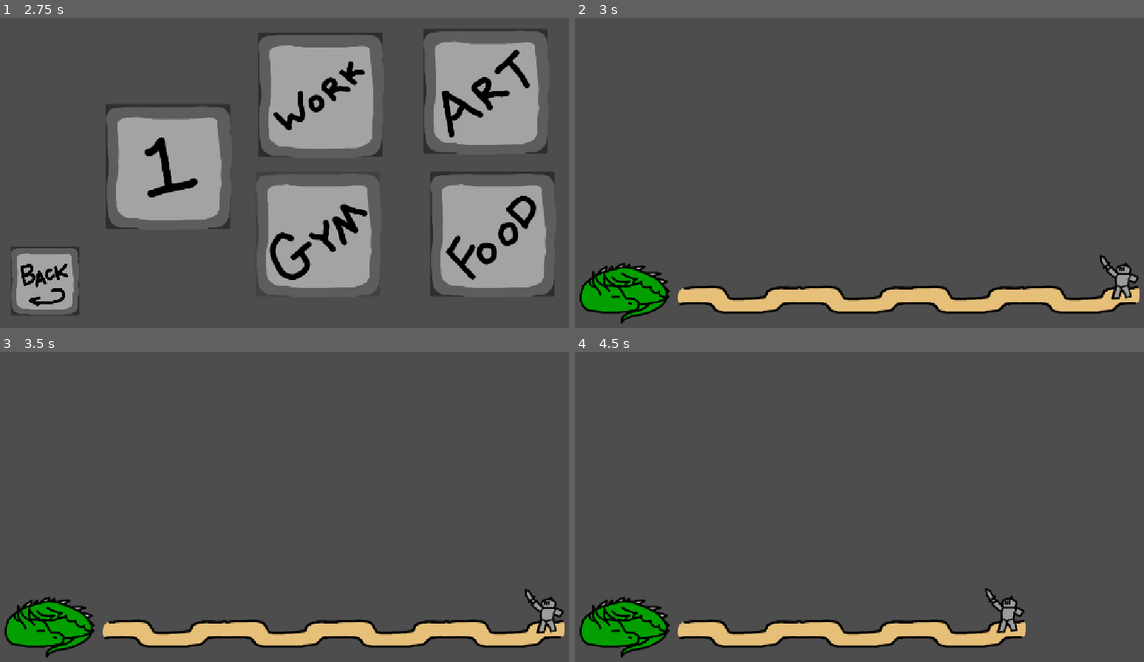
Above: before the commit, frames 1-4 (two rows, left to right).
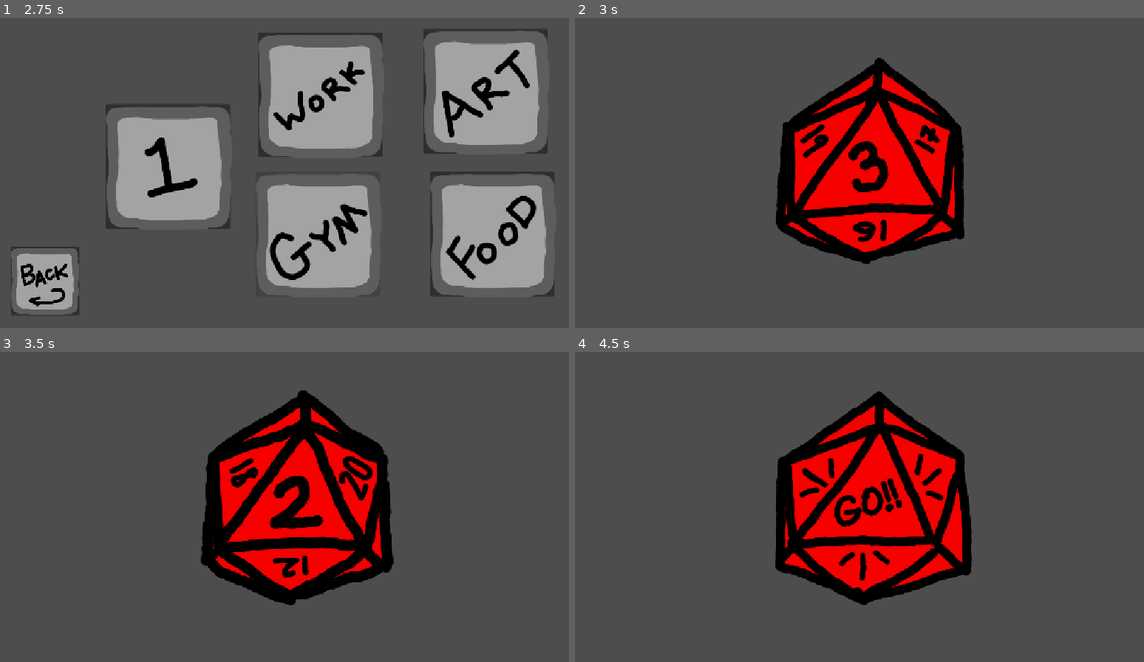
Above: after the commit, the same moments.

Repository: Sharpy796/acm-gamejam-2026
Game: Godot game, scene res://scenes/titlescreen.tscn
Two runs of this game, one before a commit and one after it. Both use one fixed random seed, a clock stepped at 60 frames per second and the inputs below.
Inputs (mouse positions are in pixels of both pictures, inside the frame that each line leads up to):
- Up to frame 1 (2.75 s): click (369, 235) at 0.5 s; click (45, 281) at 1.25 s; click (369, 235) at 2 s
- Up to frame 2 (3 s): click (745, 166) at 2.75 s
- Up to frame 3 (3.5 s): no input
- Up to frame 4 (4.5 s): tap Enter at 4.25 s

Frame 1 is identical in both runs. In frame 2, 24% of the frame differs, in the area x 0-100%, y 12-99%; in frame 3, 25%; in frame 4, 24%.

Commit message:
feat: linked some sceneds together

Diff:
--- a/scenes/animate_countdown.gd
+++ b/scenes/animate_countdown.gd
@@ -15,6 +15,6 @@
 func _on_timer_timeout() -> void:
 	countdown -= 1
 	if countdown < 0:
-		get_tree().change_scene_to_file("res://scenes/levelselect.tscn")
+		get_tree().change_scene_to_file("res://scenes/minigames/%s.tscn" % ["minigame1"].pick_random())
 	else:
 		frame = countdown
--- a/scenes/buttons/levels/level1.gd
+++ b/scenes/buttons/levels/level1.gd
@@ -12,4 +12,4 @@
 
 
 func _on_button_pressed() -> void:
-	get_tree().change_scene_to_file("res://scenes/levels/level_1.tscn")
+	get_tree().change_scene_to_file("res://scenes/countdown.tscn")
--- a/scenes/levels/level_1.tscn
+++ /dev/null
@@ -1,10 +0,0 @@
-[gd_scene format=3 uid="uid://cxw2j2crr63oi"]
-
-[ext_resource type="PackedScene" uid="uid://b8grj3hlb0vm8" path="res://scenes/timer.tscn" id="1_ksju7"]
-
-[node name="Node2D" type="Node2D" unique_id=807636056]
-
-[node name="AnimatedSprite2D" parent="." unique_id=1188562089 instance=ExtResource("1_ksju7")]
-position = Vector2(579, 326)
-frame = 4
-frame_progress = 0.0
--- /dev/null
+++ b/scenes/minigames/minigame1.tscn
@@ -0,0 +1,11 @@
+[gd_scene format=3 uid="uid://cxw2j2crr63oi"]
+
+[ext_resource type="PackedScene" uid="uid://b8grj3hlb0vm8" path="res://scenes/timer.tscn" id="1_wg8p5"]
+
+[node name="Node2D" type="Node2D" unique_id=807636056]
+position = Vector2(0, -3)
+
+[node name="AnimatedSprite2D" parent="." unique_id=1188562089 instance=ExtResource("1_wg8p5")]
+position = Vector2(579, 326)
+frame = 4
+frame_progress = 0.0
--- a/scenes/timer.gd
+++ b/scenes/timer.gd
@@ -15,6 +15,6 @@
 func _on_timer_timeout() -> void:
 	countdown -= 1
 	if countdown < 0:
-		get_tree().change_scene_to_file("res://scenes/titlescreen.tscn")
+		get_tree().change_scene_to_file("res://scenes/countdown.tscn")
 	else:
 		frame = countdown
--- a/scenes/timer.tscn
+++ b/scenes/timer.tscn
@@ -32,10 +32,11 @@
 
 [node name="AnimatedSprite2D" type="AnimatedSprite2D" unique_id=1188562089]
 sprite_frames = SubResource("SpriteFrames_lfxu0")
-frame_progress = 0.2640756
+frame_progress = 0.47421378
 script = ExtResource("6_qso1l")
 
 [node name="Timer" type="Timer" parent="." unique_id=7976175]
+wait_time = 0.25
 autostart = true
 
 [connection signal="timeout" from="Timer" to="." method="_on_timer_timeout"]
Binary file added: assets/stuffnthings/cherryshock.png
Not shown, added: assets/stuffnthings/cherryshock.png.import
Binary file added: assets/stuffnthings/orangy.png
Not shown, added: assets/stuffnthings/orangy.png.import
